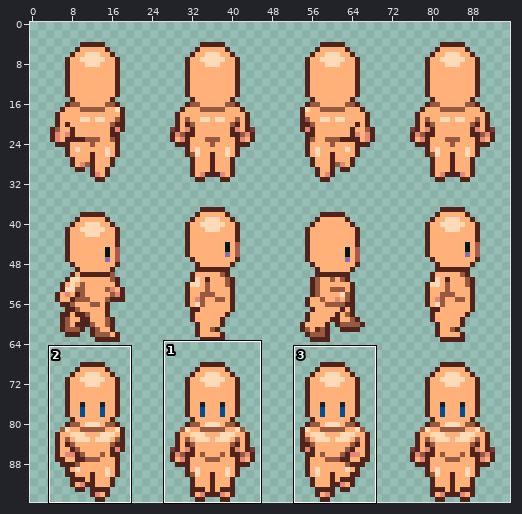
Sprite sheet -- graphics/sprites/male.png. The first picture is a wide view before the edit; the outline marks the close-up.
Close-up. As it was:
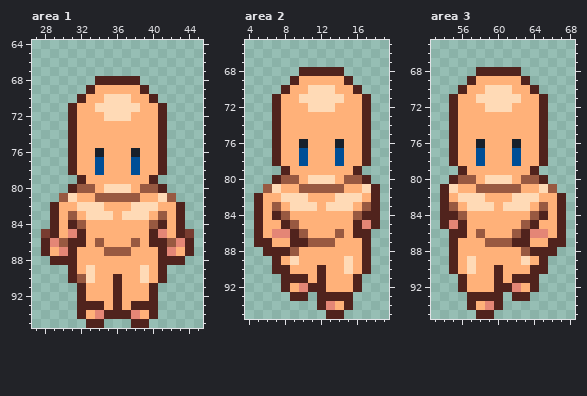
The file is 96x96 pixels. Shown: area 1: x 27..45, y 64..95; area 2: x 4..19, y 65..95; area 3: x 53..68, y 65..95. The commit also changed other parts of the picture, which this record leaves out.
After the commit:
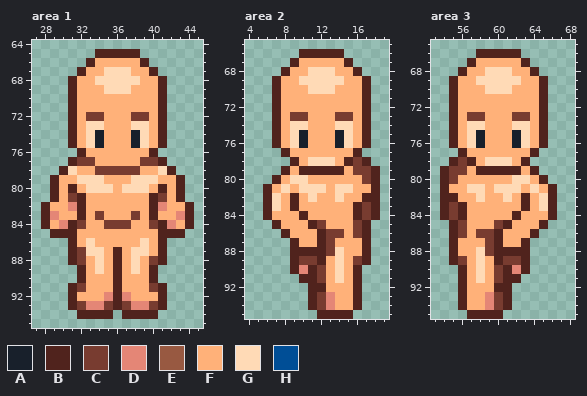
Palette (. is transparent): A #18202b  B #50231d  C #783c30  D #e48676  E #985941  F #ffb179  G #ffdab6  H #004e96
What changed:
--- area 1
@@ x 27..45 @@
 64 ...................
-65 ...................
-66 ...................
-67 ...................
-68 .......BBBBB.......
-69 ......BFFFFFB......
-70 .....BFFGGGFFB.....
-71 ....BFFGGGGGFFB....
-72 ....BFFFGGGFFFB....
-73 ....BFFFFFFFFFB....
-74 ....BFFFFFFFFFB....
-75 ....BFFFFFFFFFB....
-76 ....BFFAFFFAFFB....
-77 ....BFFHFFFHFFB....
-78 ....BFFHFFFHFFB....
-79 .....BFFFFFFFB.....
-80 ....BEEFGGGFEEB....
-81 ...EGFFEEEEEFFGE...
-82 ..BFFGGGFFFGGGFFB..
-83 ..BFEFGGGFGGGFEFB..
-84 ..BFBEFFFFFFFEBFB..
-85 .CBFDBFFFFFFFBDFBC.
-86 .BDEBBFEFFFEFBBEDB.
-87 .BFDBFFFEEEFFFBDFB.
-88 ..BBBFFFFFFFFFBBB..
-89 ....BFGFFFFFGFB....
-90 ....BEGFFBFFGFB....
-91 .....BFFFBFFFB.....
-92 .....BFFFBFFFB.....
-93 .....BBBFBFBBB.....
-94 .....BFDBBBDFB.....
-95 ......BB...BB......
+65 .......BBBBB.......
+66 ......BFFFFFB......
+67 .....BFFGGGFFB.....
+68 ....BFFGGGGGFFB....
+69 ....BFFFGGGFFFB....
+70 ....BFFFFFFFFFB....
+71 ....BFFFFFFFFFB....
+72 ....BFCCFFFCCFB....
+73 ....BFGGFFFGGFB....
+74 ....BFGAFFFAGFB....
+75 ....BFGAFFFAGFB....
+76 .....BFFFFFFFB.....
+77 ....BCCFFFFFCCB....
+78 ...BGFFCCCCCFFGB...
+79 ..BFFGGGFFFGGGFFB..
+80 ..BFBFGGGFGGGFBFB..
+81 ..BFCBFFFFFFFBCFB..
+82 .BFFDBFFFFFFFBDFFB.
+83 .BDFFBFCFFFCFBFFDB.
+84 .BFDBCFFCCCFFCBDFB.
+85 ..BBBFFFFFFFFFBBB..
+86 ....BFGFFFFFGFB....
+87 ....BCGGFBFGGFB....
+88 ....BCFGFBFGFCB....
+89 .....BFGFBFGFB.....
+90 .....BFFFBFFFB.....
+91 ....BCFFFBFFFCB....
+92 ....BFFFDBDFFFB....
+93 ....BCDDCBCDDCB....
+94 .....BBBB.BBBB.....
+95 ...................
--- area 2
@@ x 4..19 @@
 65 ................
-66 ................
-67 ................
-68 ......BBBBB.....
-69 .....BFFFFFB....
-70 ....BFFGGGFFB...
-71 ...BFFGGGGGFFB..
-72 ...BFFFGGGFFFB..
-73 ...BFFFFFFFFFB..
-74 ...BFFFFFFFFFB..
-75 ...BFFFFFFFFFB..
-76 ...BFFAFFFAFFB..
-77 ...BFFHFFFHFFB..
-78 ...BFFHFFFHFFB..
-79 ....BFFFFFFFB...
-80 ...BEEFGGGFEEB..
-81 ..EGFFEEEEEFFGB.
-82 .BFFGGGFFFGGGFB.
-83 .BFEFGGGFGGGFEB.
-84 .BFBEFFFFFFFEBB.
-85 .BFFBEFFFFFFBDB.
-86 .BFDDBEFFFEFBB..
-87 .BBFFBBEEEFFFB..
-88 ..BBBEFFFFFFFB..
-89 ...BFGFFFFFGFB..
-90 ...BBFFFBFFGFB..
-91 ....BBBFBFFFB...
-92 ....BFDBBFFFB...
-93 .....BB.BBBB....
-94 ........BDFB....
-95 .........BB.....
+66 ......BBBBB.....
+67 .....BFFFFFB....
+68 ....BFFGGGFFB...
+69 ...BFFGGGGGFFB..
+70 ...BFFFGGGFFFB..
+71 ...BFFFFFFFFFB..
+72 ...BFFFFFFFFFB..
+73 ...BFCCFFFCCFB..
+74 ...BFGGFFFGGFB..
+75 ...BFGAFFFAGFB..
+76 ...BFGAFFFAGFB..
+77 ....BFFFFFFFB...
+78 .....BFGGGFBCB..
+79 ....BFBBBBBFCCB.
+80 ...BFGGFFFFFFCB.
+81 ..BFGFGGGFGGFFB.
+82 ..BGFBFGFFGFFBB.
+83 ..BGFBFFFFFFBCB.
+84 ..BFFFBFFFFFBCB.
+85 ...BFFFBCFFFCB..
+86 ....BFFFBCCFCB..
+87 .....BFFBCFFFB..
+88 .....BBBBCGFFB..
+89 .....BCCBFGFCB..
+90 .....BDBCFGFB...
+91 ......BBCFGFB...
+92 .......BBFFFB...
+93 .......BCDFFB...
+94 .......BCDFFB...
+95 ........BBBB....
--- area 3
@@ x 53..68 @@
 65 ................
-66 ................
-67 ................
-68 .....BBBBB......
-69 ....BFFFFFB.....
-70 ...BFFGGGFFB....
-71 ..BFFGGGGGFFB...
-72 ..BFFFGGGFFFB...
-73 ..BFFFFFFFFFB...
-74 ..BFFFFFFFFFB...
-75 ..BFFFFFFFFFB...
-76 ..BFFAFFFAFFB...
-77 ..BFFHFFFHFFB...
-78 ..BFFHFFFHFFB...
-79 ...BFFFFFFFB....
-80 ..BEEFGGGFEEB...
-81 .BGFFEEEEEFFGE..
-82 .BFGGGFFFGGGFFB.
-83 .BEFGGGFGGGFEFB.
-84 .BBEFFFFFFFEBFB.
-85 .BDBFFFFFFEBFFB.
-86 ..BBFEFFFEBDDFB.
-87 ..BFFFEEEBBFFBB.
-88 ..BFFFFFFFEBBB..
-89 ..BFGFFFFFGFB...
-90 ..BFGFFBFFFBB...
-91 ...BFFFBFBBB....
-92 ...BFFFBBDFB....
-93 ....BBBB.BB.....
-94 ....BFDB........
-95 .....BB.........
+66 .....BBBBB......
+67 ....BFFFFFB.....
+68 ...BFFGGGFFB....
+69 ..BFFGGGGGFFB...
+70 ..BFFFGGGFFFB...
+71 ..BFFFFFFFFFB...
+72 ..BFFFFFFFFFB...
+73 ..BFCCFFFCCFB...
+74 ..BFGGFFFGGFB...
+75 ..BFGAFFFAGFB...
+76 ..BFGAFFFAGFB...
+77 ...BFFFFFFFB....
+78 ..BCBFGGGFB.....
+79 .BCCFBBBBBFB....
+80 .BCFFFFFFGGFB...
+81 .BFFGGFGGGFGFB..
+82 .BBFFGFFGFBFGB..
+83 .BCBFFFFFFBFGB..
+84 .BCBFFFFFBFFFB..
+85 ..BCFFFCBFFFB...
+86 ..BCFCCBFFFB....
+87 ..BFFFCBFFB.....
+88 ..BFFGCBBBB.....
+89 ..BCFGFBCCB.....
+90 ...BFGFCBDB.....
+91 ...BFGFCBB......
+92 ...BFFFBB.......
+93 ...BFFDCB.......
+94 ...BFFDCB.......
+95 ....BBBB........
